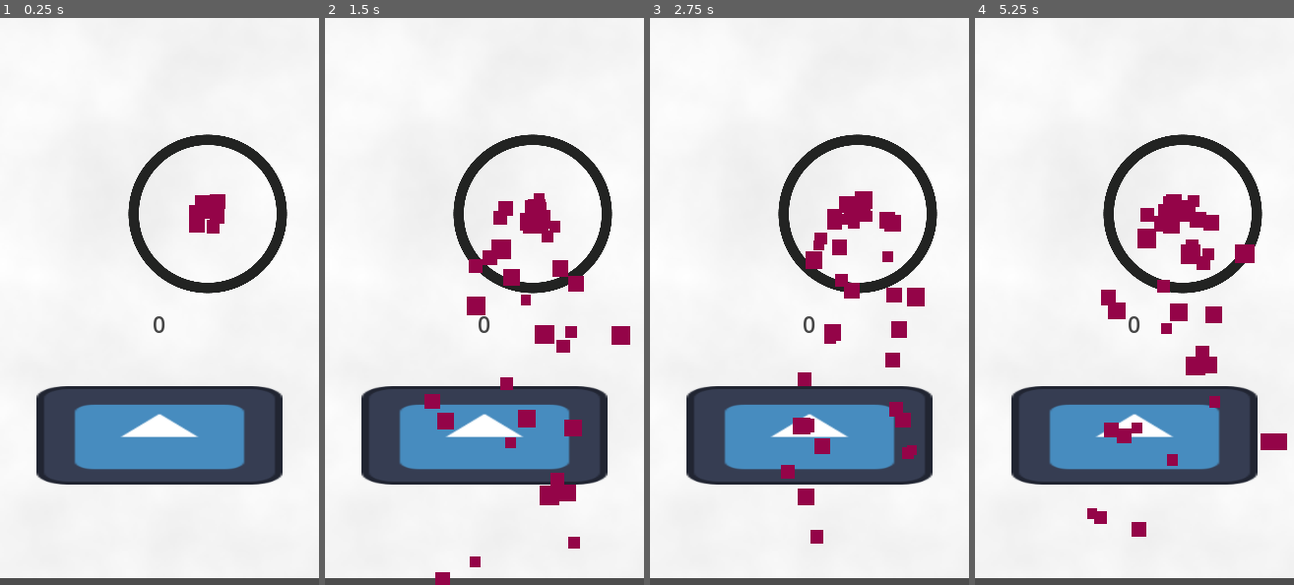
Above: before the commit, frames 1-4 (left to right).
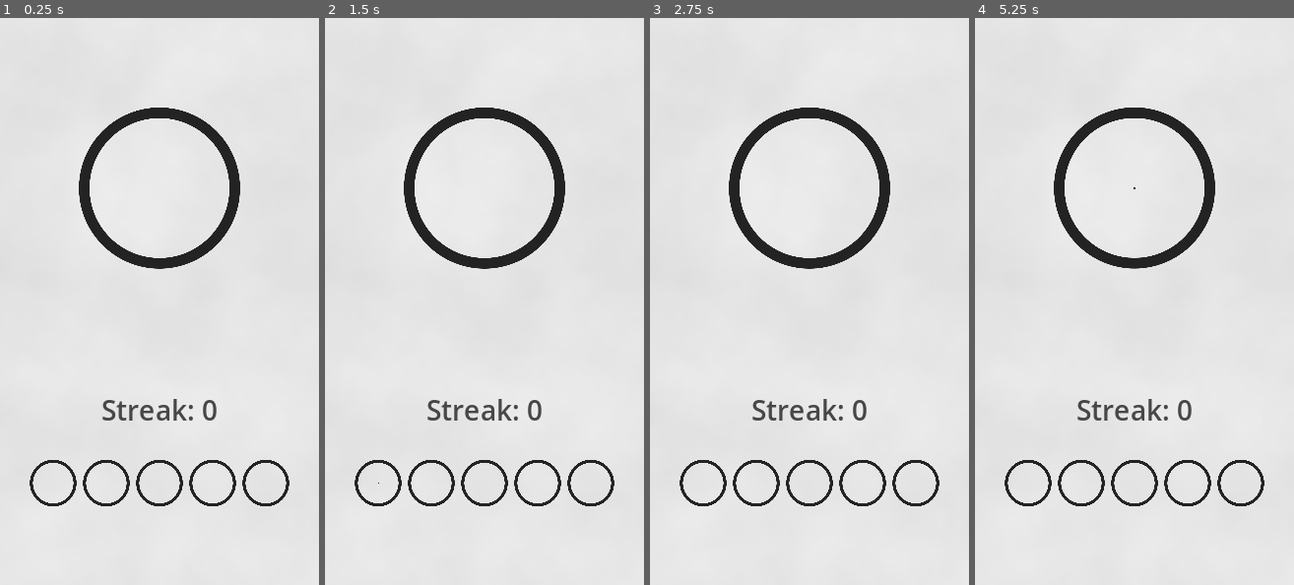
Above: after the commit, the same moments.

Repository: Martin-Anker/Mobile-Goal-Tracker
Game: Godot game, scene res://main.tscn
Two runs of this game, one before a commit and one after it. Both use one fixed random seed, a clock stepped at 60 frames per second and the inputs below. The engine's default icon, where the game draws it, is replaced by a stand-in: a white triangle on a blue panel in a dark square.
Inputs (mouse positions are in pixels of both pictures, inside the frame that each line leads up to):
- Up to frame 1 (0.25 s): no input
- Up to frame 2 (1.5 s): click (532, 216) at 0.52 s; click (379, 482) at 1.27 s
- Up to frame 3 (2.75 s): click (755, 482) at 2.02 s
- Up to frame 4 (5.25 s): click (1134, 482) at 2.77 s; click (1188, 482) at 3.52 s; click (1239, 482) at 4.27 s; click (1182, 216) at 5.02 s

The runs differ from the first frame. In frame 1, 26% of the frame differs, in the area x 0-100%, y 3-100%; in frame 2, 28%; in frame 3, 27%; in frame 4, 28%.

Commit message:
First version

Diff:
--- /dev/null
+++ b/button_small.gd
@@ -0,0 +1,53 @@
+extends TextureButton
+
+var button_percent := 0
+var tween: Tween
+
+var is_fixed := false
+
+func _ready():
+	self.button_down.connect(self._on_down)
+	self.button_up.connect(self._on_up)
+
+func _physics_process(delta: float) -> void:
+	if button_percent >= 100 and not is_fixed:
+		fix_button()
+
+func fix_button():
+	is_fixed = true
+
+	print("BUTTON FIXED!")
+
+	var target = get_node("/root/Control")
+	var day_index = int(name.replace("Button", ""))  # "Button3" -> 3
+	target.save_day(day_index, true)
+
+	target.update_timeline()
+	target.set_streak_text()
+
+	#$Gamelayer/DailyButton/Confetti.emitting = true
+
+	$Fill.scale = Vector2(1, 1)
+
+func _on_down():
+	if is_fixed: return
+	if tween: tween.kill()
+	tween = create_tween()
+	tween.set_trans(Tween.TRANS_SINE)       # Art der Kurve (SINE, QUAD, CUBIC, ELASTIC, …)
+	tween.set_ease(Tween.EASE_OUT)
+
+	$Fill.show()
+	$Fill.scale = Vector2(0, 0)
+
+	tween.parallel().tween_property(self, "button_percent", 100, 5.0) # hoch in 3 Sekunden
+	tween.parallel().tween_property($Fill, "scale", Vector2(1, 1), 5.0) # hoch in 3 Sekunden
+
+func _on_up():
+	if is_fixed: return
+	if tween: tween.kill()
+	tween = create_tween()
+	tween.set_trans(Tween.TRANS_SINE)       # Art der Kurve (SINE, QUAD, CUBIC, ELASTIC, …)
+	tween.set_ease(Tween.EASE_OUT)
+
+	tween.parallel().tween_property(self, "button_percent", 0, 0.8)
+	tween.parallel().tween_property($Fill, "scale", Vector2(0,0), 0.8)
--- /dev/null
+++ b/confetti_gradient.tres
@@ -0,0 +1,6 @@
+[gd_resource type="Gradient" format=3 uid="uid://b43okdb01y67n"]
+
+[resource]
+interpolation_mode = 1
+offsets = PackedFloat32Array(0, 0.14, 0.3, 0.473333, 0.666667, 0.846667)
+colors = PackedColorArray(0.122483, 0.605925, 3.85046e-07, 1, 0.703684, 0, 0.0908767, 1, 0.876882, 0.729743, 0, 1, 0.0455263, 0.163633, 1, 1, 0.541511, 0.00265701, 0.823208, 1, 0.799434, 0.355911, 3.85046e-07, 1)
--- a/daily_button.gd
+++ b/daily_button.gd
@@ -1,4 +1,7 @@
-extends TextureButton
+extends Node2D
 
-func _process(delta: float) -> void:
-	$CanvasLayer/Node2D/Confetti.position = global_position + size / 2
+func _ready():
+	var screen_size = get_viewport().get_visible_rect().size
+
+	position = Vector2(screen_size.x * 0.5, screen_size.y * 0.3)
+	scale = Vector2.ONE * (screen_size.y * 0.3 / $Circle.texture.get_size().y)  # z.B. 20% der Höhe
--- a/main.gd
+++ b/main.gd
@@ -1,45 +1,243 @@
-extends Control
+extends Node
 
 var original_pos: Vector2
 var shake_amount := 5        # Startstärke
 var shake_intensity := 0.0
 var shake_growth := 20.0     # Wie schnell der Shake stärker wird pro Sekunde
 var daily_button_down := false
+var button_fixed := false
 
 var button_percent := 0
 var tween: Tween
+var wiggleTween: Tween
+
+var offset = 0.1
+
+var save_file := "user://days.json"
+
+@onready var button = $Gamelayer/DailyButton
+@onready var fill_layer = $Gamelayer/DailyButton/Filler
+
+@onready var fill1 = $UI/MarginContainer/VBoxContainer/MarginContainer/HBoxContainer/Button4/Fill
+@onready var fill2 = $UI/MarginContainer/VBoxContainer/MarginContainer/HBoxContainer/Button3/Fill
+@onready var fill3 = $UI/MarginContainer/VBoxContainer/MarginContainer/HBoxContainer/Button2/Fill
+@onready var fill4 = $UI/MarginContainer/VBoxContainer/MarginContainer/HBoxContainer/Button1/Fill
+@onready var fill5 = $UI/MarginContainer/VBoxContainer/MarginContainer/HBoxContainer/Button0/Fill
 
 func _ready() -> void:
-	$MarginContainer/VBoxContainer/Node2D/DailyButton/Fill.scale = Vector2(0,0)
-
-func _on_daily_button_button_down() -> void:
-	if tween: tween.kill()
-	tween = create_tween()
-	tween.set_trans(Tween.TRANS_SINE)       # Art der Kurve (SINE, QUAD, CUBIC, ELASTIC, …)
-	tween.set_ease(Tween.EASE_OUT)
-
-	tween.parallel().tween_property(self, "button_percent", 100, 5.0) # hoch in 3 Sekunden
-	tween.parallel().tween_property($MarginContainer/VBoxContainer/Node2D/DailyButton/Fill, "scale", Vector2(1,1), 5.0) # hoch in 3 Sekunden
-
-
-func _on_daily_button_button_up() -> void:
-	if tween: tween.kill()
-	tween = create_tween()
-	tween.set_trans(Tween.TRANS_SINE)       # Art der Kurve (SINE, QUAD, CUBIC, ELASTIC, …)
-	tween.set_ease(Tween.EASE_OUT)
-
-	tween.parallel().tween_property(self, "button_percent", 0, 0.8)
-	tween.parallel().tween_property($MarginContainer/VBoxContainer/Node2D/DailyButton/Fill, "scale", Vector2(0,0), 0.8)
+
+	print(ProjectSettings.globalize_path("user://days.json"))
+
+	fill_layer.scale = Vector2(0,0)
+	original_pos = button.position
+
+	if load_last_days(1)[0]:
+		fix_button()
+
+	update_timeline()
+	set_streak_text()
+
+func update_timeline():
+	var save_state = load_last_days(5)
+
+	if not save_state[0]:
+		fill1.hide()
+	if not save_state[1]:
+		fill2.hide()
+	if not save_state[2]:
+		fill3.hide()
+	if not save_state[3]:
+		fill4.hide()
+	if not save_state[4]:
+		fill5.hide()
+
+	if save_state[0]:
+		$UI/MarginContainer/VBoxContainer/MarginContainer/HBoxContainer/Button4.is_fixed = true
+		fill1.show()
+	if save_state[1]:
+		$UI/MarginContainer/VBoxContainer/MarginContainer/HBoxContainer/Button3.is_fixed = true
+		fill2.show()
+	if save_state[2]:
+		$UI/MarginContainer/VBoxContainer/MarginContainer/HBoxContainer/Button2.is_fixed = true
+		fill3.show()
+	if save_state[3]:
+		$UI/MarginContainer/VBoxContainer/MarginContainer/HBoxContainer/Button1.is_fixed = true
+		fill4.show()
+	if save_state[4]:
+		$UI/MarginContainer/VBoxContainer/MarginContainer/HBoxContainer/Button0.is_fixed = true
+		fill5.show()
 
 func _physics_process(delta: float) -> void:
-	$MarginContainer/VBoxContainer/StreakLabel.text = str(button_percent)
+	#$UI/MarginContainer/VBoxContainer/StreakLabel.text = str(button_percent)
+
+	if button_percent >= 100 and not button_fixed:
+		fix_button()
 
 	if daily_button_down:
 		shake_intensity += shake_growth * delta
-		var offset := Vector2(randf_range(-20, 20), randf_range(-20,20))
-		add_theme_constant_override("margin_left", offset.x)
-		add_theme_constant_override("margin_top", offset.y)
 	else:
-		# sanft zurück zur Originalposition
-		add_theme_constant_override("margin_left", 0)
-		add_theme_constant_override("margin_top", 0)
+		shake_intensity -= shake_growth * 5 * delta
+	shake_intensity = clamp(shake_intensity, 0, 100)
+
+func _on_button_area_input_event(viewport: Node, event: InputEvent, shape_idx: int) -> void:
+	if event is InputEventScreenTouch and event.pressed: # Replace with function body.
+		if button_fixed: return
+
+		daily_button_down = true
+		shake_intensity = 20
+		wiggle()
+
+		if tween: tween.kill()
+		tween = create_tween()
+		tween.set_trans(Tween.TRANS_SINE)       # Art der Kurve (SINE, QUAD, CUBIC, ELASTIC, …)
+		tween.set_ease(Tween.EASE_OUT)
+
+		tween.parallel().tween_property(self, "button_percent", 100, 5.0) # hoch in 3 Sekunden
+		tween.parallel().tween_property(fill_layer, "scale", Vector2(0.9,0.9), 5.0) # hoch in 3 Sekunden
+	elif event is InputEventScreenTouch and not event.pressed:
+		if button_fixed: return
+
+		daily_button_down = false
+		if tween: tween.kill()
+		tween = create_tween()
+		tween.set_trans(Tween.TRANS_SINE)       # Art der Kurve (SINE, QUAD, CUBIC, ELASTIC, …)
+		tween.set_ease(Tween.EASE_OUT)
+
+		tween.parallel().tween_property(self, "button_percent", 0, 0.8)
+		tween.parallel().tween_property(fill_layer, "scale", Vector2(0,0), 0.8)
+
+
+func _on_button_area_mouse_exited() -> void:
+		if button_fixed: return
+
+		daily_button_down = false
+		if tween: tween.kill()
+		tween = create_tween()
+		tween.set_trans(Tween.TRANS_SINE)       # Art der Kurve (SINE, QUAD, CUBIC, ELASTIC, …)
+		tween.set_ease(Tween.EASE_OUT)
+
+		tween.parallel().tween_property(self, "button_percent", 0, 0.8)
+		tween.parallel().tween_property(fill_layer, "scale", Vector2(0,0), 0.8)
+
+func wiggle():
+
+	if wiggleTween: wiggleTween.kill()
+
+	var offset1 = randf_range(4.0, -4) * shake_intensity / 100
+	var offset2 = randf_range(4.0, -4) * shake_intensity / 100
+
+	wiggleTween = create_tween()
+	wiggleTween.tween_property(button, "position", original_pos + Vector2(offset1, offset2), 0.04)
+
+	if button_fixed: return
+	wiggleTween.finished.connect(wiggle)
+
+func change_offset():
+	offset = randf_range(-40, 40)
+
+
+func set_streak_text():
+	$UI/MarginContainer/VBoxContainer/StreakLabel.text = "Streak: " + str(get_streak())
+
+func fix_button():
+	button_fixed = true
+	daily_button_down = true
+
+	save_today(true)
+	update_timeline()
+	set_streak_text()
+
+	$Gamelayer/DailyButton/Confetti.emitting = true
+
+	fill_layer.scale = Vector2(0.9, 0.9)
+
+# Speichert für HEUTE den Wert (true/false)
+func save_today(value: bool):
+	var today = Time.get_datetime_string_from_system(false).substr(0, 10)
+	# ergibt z.B. "2025-08-22"
+
+	var data = load_all_days()
+	data[today] = value
+
+	var file = FileAccess.open(save_file, FileAccess.WRITE)
+	if file == null:
+		print("FEHLER: Konnte Datei nicht öffnen!")
+		return
+	file.store_string(JSON.stringify(data))
+	file.close()
+
+# Lädt ALLE gespeicherten Tage
+func load_all_days() -> Dictionary:
+	if not FileAccess.file_exists(save_file):
+		return {}
+	var file = FileAccess.open(save_file, FileAccess.READ)
+	var data = JSON.parse_string(file.get_as_text())
+	file.close()
+	return data if typeof(data) == TYPE_DICTIONARY else {}
+
+func save_day(offset: int, value: bool) -> void:
+	# Heutige Zeit als Basis
+	var now = Time.get_datetime_dict_from_system()
+	var base_time = Time.get_unix_time_from_datetime_dict(now)
+
+	# Offset in Tagen abziehen (offset=0 = heute, offset=1 = gestern)
+	var day_time = base_time - offset * 86400
+	var day_dict = Time.get_datetime_dict_from_unix_time(day_time)
+
+	# Key bauen im selben Format wie bei load_last_days
+	var key = str(day_dict.year) + "-" + str(day_dict.month).pad_zeros(2) + "-" + str(day_dict.day).pad_zeros(2)
+
+	# Vorhandene Daten laden und aktualisieren
+	var data = load_all_days()
+	data[key] = value
+
+	# Speichern
+	var file = FileAccess.open(save_file, FileAccess.WRITE)
+	if file == null:
+		print("FEHLER: Konnte Datei nicht öffnen!")
+		return
+	file.store_string(JSON.stringify(data))
+	file.close()
+
+# Gibt die letzten N Tage zurück
+func load_last_days(n: int) -> Dictionary:
+	var data = load_all_days()
+	var result := {}
+
+	var now = Time.get_datetime_dict_from_system()
+	var base_time = Time.get_unix_time_from_datetime_dict(now)
+
+	for i in range(n - 1, -1, -1):
+		var day_time = base_time - i * 86400  # 86400 = Sekunden pro Tag
+		var day_dict = Time.get_datetime_dict_from_unix_time(day_time)
+		var key = str(day_dict.year) + "-" + str(day_dict.month).pad_zeros(2) + "-" + str(day_dict.day).pad_zeros(2)
+
+		var idx = (n - 1) - i  # 0 = frühester, n-1 = heute
+		if key in data:
+			result[idx] = data[key]
+		else:
+			result[idx] = false
+	return result
+
+func get_streak():
+	var data = load_all_days()
+	var streak := 0
+
+	var now = Time.get_datetime_dict_from_system()
+	var base_time = Time.get_unix_time_from_datetime_dict(now)
+
+	if data == {}:
+		return 0
+
+	print(data)
+
+	for i in range(0, data.size()):
+		var day_time = base_time - i * 86400  # 86400 = Sekunden pro Tag
+		var day_dict = Time.get_datetime_dict_from_unix_time(day_time)
+		var key = str(day_dict.year) + "-" + str(day_dict.month).pad_zeros(2) + "-" + str(day_dict.day).pad_zeros(2)
+		var idx = (data.size() - 1) - i  # 0 = frühester, n-1 = heute
+		if key in data and data[key]:
+			streak += 1
+		else:
+			return streak
+	return streak
--- a/main.tscn
+++ b/main.tscn
@@ -1,13 +1,14 @@
-[gd_scene load_steps=9 format=3 uid="uid://co1kshvc7s143"]
+[gd_scene load_steps=12 format=3 uid="uid://co1kshvc7s143"]
 
 [ext_resource type="Script" uid="uid://d36eemmqy7448" path="res://main.gd" id="1_1bvp3"]
 [ext_resource type="Texture2D" uid="uid://txpfbputgstm" path="res://daily_button.png" id="1_h2yge"]
-[ext_resource type="Texture2D" uid="uid://fusv4n40w5o7" path="res://icon.svg" id="1_ig7tw"]
 [ext_resource type="Script" uid="uid://k81yno04rfmq" path="res://daily_button.gd" id="2_0xm2m"]
+[ext_resource type="Script" uid="uid://b3e8m2b3migql" path="res://button_small.gd" id="3_7mycd"]
 [ext_resource type="Texture2D" uid="uid://byqigir6mpcg8" path="res://daily_button_fill.png" id="4_lquwl"]
+[ext_resource type="Gradient" uid="uid://b43okdb01y67n" path="res://confetti_gradient.tres" id="5_lquwl"]
 
 [sub_resource type="Gradient" id="Gradient_0xm2m"]
-colors = PackedColorArray(0.929715, 0.929715, 0.929715, 1, 1, 1, 1, 1)
+colors = PackedColorArray(0.929715, 0.929715, 0.929715, 1, 0.873298, 0.873298, 0.873298, 1)
 
 [sub_resource type="FastNoiseLite" id="FastNoiseLite_h2yge"]
 
@@ -17,109 +18,219 @@
 color_ramp = SubResource("Gradient_0xm2m")
 noise = SubResource("FastNoiseLite_h2yge")
 
-[node name="Control" type="Control"]
+[sub_resource type="Curve" id="Curve_lquwl"]
+_data = [Vector2(0, 1), 0.0, 0.0, 0, 0, Vector2(0.852273, 1), 0.0, 0.0, 0, 0, Vector2(1, 0), 0.0, 0.0, 0, 0]
+point_count = 3
+
+[sub_resource type="CircleShape2D" id="CircleShape2D_lquwl"]
+radius = 392.8
+
+[node name="Control" type="Node"]
+script = ExtResource("1_1bvp3")
+
+[node name="UI" type="Control" parent="."]
 layout_mode = 3
 anchors_preset = 15
 anchor_right = 1.0
 anchor_bottom = 1.0
-offset_bottom = -7.0
-grow_horizontal = 2
-grow_vertical = 2
-script = ExtResource("1_1bvp3")
-
-[node name="TextureRect" type="TextureRect" parent="."]
-layout_mode = 1
-anchors_preset = 15
-anchor_right = 1.0
-anchor_bottom = 1.0
-grow_horizontal = 2
-grow_vertical = 2
+grow_horizontal = 2
+grow_vertical = 2
+mouse_filter = 2
+
+[node name="TextureRect" type="TextureRect" parent="UI"]
+layout_mode = 1
+anchors_preset = 15
+anchor_right = 1.0
+anchor_bottom = 1.0
+grow_horizontal = 2
+grow_vertical = 2
+mouse_filter = 2
 texture = SubResource("NoiseTexture2D_1bvp3")
 
-[node name="MarginContainer" type="MarginContainer" parent="."]
+[node name="MarginContainer" type="MarginContainer" parent="UI"]
 layout_mode = 1
 anchors_preset = -1
-anchor_left = 0.2
-anchor_top = 0.2
-anchor_right = 0.8
+anchor_left = 0.1
+anchor_top = 0.65
+anchor_right = 0.9
 anchor_bottom = 0.9
 grow_horizontal = 2
 grow_vertical = 2
-
-[node name="VBoxContainer" type="VBoxContainer" parent="MarginContainer"]
-layout_mode = 2
-
-[node name="Node2D" type="Node2D" parent="MarginContainer/VBoxContainer"]
-position = Vector2(48.99, 0)
-
-[node name="DailyButton" type="TextureButton" parent="MarginContainer/VBoxContainer/Node2D"]
-custom_minimum_size = Vector2(150, 170)
-offset_right = 250.0
-offset_bottom = 170.0
-size_flags_vertical = 6
-texture_normal = ExtResource("1_h2yge")
-ignore_texture_size = true
-stretch_mode = 5
-script = ExtResource("2_0xm2m")
-
-[node name="CanvasLayer" type="CanvasLayer" parent="MarginContainer/VBoxContainer/Node2D/DailyButton"]
-layer = 3
-
-[node name="Node2D" type="Node2D" parent="MarginContainer/VBoxContainer/Node2D/DailyButton/CanvasLayer"]
-
-[node name="Confetti" type="CPUParticles2D" parent="MarginContainer/VBoxContainer/Node2D/DailyButton/CanvasLayer/Node2D"]
-position = Vector2(550, 415)
-amount = 40
-direction = Vector2(0, -1)
-initial_velocity_min = 50.0
-initial_velocity_max = 200.0
-scale_amount_min = 10.0
-scale_amount_max = 20.0
-color = Color(0.580131, 0.0166626, 0.28353, 1)
-
-[node name="Fill" type="TextureRect" parent="MarginContainer/VBoxContainer/Node2D/DailyButton"]
-custom_minimum_size = Vector2(150, 170)
-layout_mode = 1
-anchors_preset = 8
-anchor_left = 0.5
-anchor_top = 0.5
-anchor_right = 0.5
-anchor_bottom = 0.5
-offset_left = -75.0
-offset_top = -85.0
-offset_right = 75.0
-offset_bottom = 85.0
-grow_horizontal = 2
-grow_vertical = 2
-pivot_offset = Vector2(75, 85)
-texture = ExtResource("4_lquwl")
-expand_mode = 1
-stretch_mode = 5
-
-[node name="Spacer" type="Control" parent="MarginContainer/VBoxContainer"]
-layout_mode = 2
-size_flags_vertical = 3
-
-[node name="StreakLabel" type="RichTextLabel" parent="MarginContainer/VBoxContainer"]
-custom_minimum_size = Vector2(0, 41.4)
+mouse_filter = 2
+
+[node name="VBoxContainer" type="VBoxContainer" parent="UI/MarginContainer"]
+layout_mode = 2
+mouse_filter = 2
+alignment = 2
+
+[node name="StreakLabel" type="RichTextLabel" parent="UI/MarginContainer/VBoxContainer"]
+custom_minimum_size = Vector2(0, 50)
 layout_mode = 2
 size_flags_vertical = 4
+mouse_filter = 2
 theme_override_colors/default_color = Color(0.277528, 0.277528, 0.277528, 1)
 theme_override_font_sizes/bold_italics_font_size = 6
 theme_override_font_sizes/italics_font_size = 6
 theme_override_font_sizes/mono_font_size = 6
-theme_override_font_sizes/normal_font_size = 23
+theme_override_font_sizes/normal_font_size = 28
 theme_override_font_sizes/bold_font_size = 0
 text = "Streak: 6/40"
 horizontal_alignment = 1
 vertical_alignment = 1
 
-[node name="TextureRect" type="TextureRect" parent="MarginContainer/VBoxContainer"]
-custom_minimum_size = Vector2(250, 100)
-layout_mode = 2
-size_flags_vertical = 6
-texture = ExtResource("1_ig7tw")
-expand_mode = 1
-
-[connection signal="button_down" from="MarginContainer/VBoxContainer/Node2D/DailyButton" to="." method="_on_daily_button_button_down"]
-[connection signal="button_up" from="MarginContainer/VBoxContainer/Node2D/DailyButton" to="." method="_on_daily_button_button_up"]
+[node name="MarginContainer" type="MarginContainer" parent="UI/MarginContainer/VBoxContainer"]
+custom_minimum_size = Vector2(0, 60)
+layout_mode = 2
+size_flags_vertical = 3
+mouse_filter = 2
+
+[node name="HBoxContainer" type="HBoxContainer" parent="UI/MarginContainer/VBoxContainer/MarginContainer"]
+layout_mode = 2
+mouse_filter = 2
+
+[node name="Button4" type="TextureButton" parent="UI/MarginContainer/VBoxContainer/MarginContainer/HBoxContainer"]
+custom_minimum_size = Vector2(50, 60)
+layout_mode = 2
+size_flags_horizontal = 3
+texture_normal = ExtResource("1_h2yge")
+ignore_texture_size = true
+stretch_mode = 5
+script = ExtResource("3_7mycd")
+
+[node name="Fill" type="TextureRect" parent="UI/MarginContainer/VBoxContainer/MarginContainer/HBoxContainer/Button4"]
+layout_mode = 1
+anchors_preset = 15
+anchor_right = 1.0
+anchor_bottom = 1.0
+grow_horizontal = 2
+grow_vertical = 2
+pivot_offset = Vector2(25, 45)
+texture = ExtResource("4_lquwl")
+expand_mode = 1
+stretch_mode = 5
+
+[node name="Button3" type="TextureButton" parent="UI/MarginContainer/VBoxContainer/MarginContainer/HBoxContainer"]
+custom_minimum_size = Vector2(50, 60)
+layout_mode = 2
+size_flags_horizontal = 3
+texture_normal = ExtResource("1_h2yge")
+ignore_texture_size = true
+stretch_mode = 5
+script = ExtResource("3_7mycd")
+
+[node name="Fill" type="TextureRect" parent="UI/MarginContainer/VBoxContainer/MarginContainer/HBoxContainer/Button3"]
+layout_mode = 1
+anchors_preset = 15
+anchor_right = 1.0
+anchor_bottom = 1.0
+grow_horizontal = 2
+grow_vertical = 2
+pivot_offset = Vector2(25, 45)
+texture = ExtResource("4_lquwl")
+expand_mode = 1
+stretch_mode = 5
+
+[node name="Button2" type="TextureButton" parent="UI/MarginContainer/VBoxContainer/MarginContainer/HBoxContainer"]
+custom_minimum_size = Vector2(50, 60)
+layout_mode = 2
+size_flags_horizontal = 3
+texture_normal = ExtResource("1_h2yge")
+ignore_texture_size = true
+stretch_mode = 5
+script = ExtResource("3_7mycd")
+
+[node name="Fill" type="TextureRect" parent="UI/MarginContainer/VBoxContainer/MarginContainer/HBoxContainer/Button2"]
+layout_mode = 1
+anchors_preset = 15
+anchor_right = 1.0
+anchor_bottom = 1.0
+grow_horizontal = 2
+grow_vertical = 2
+pivot_offset = Vector2(25, 45)
+texture = ExtResource("4_lquwl")
+expand_mode = 1
+stretch_mode = 5
+
+[node name="Button1" type="TextureButton" parent="UI/MarginContainer/VBoxContainer/MarginContainer/HBoxContainer"]
+custom_minimum_size = Vector2(50, 60)
+layout_mode = 2
+size_flags_horizontal = 3
+texture_normal = ExtResource("1_h2yge")
+ignore_texture_size = true
+stretch_mode = 5
+script = ExtResource("3_7mycd")
+
+[node name="Fill" type="TextureRect" parent="UI/MarginContainer/VBoxContainer/MarginContainer/HBoxContainer/Button1"]
+layout_mode = 1
+anchors_preset = 15
+anchor_right = 1.0
+anchor_bottom = 1.0
+grow_horizontal = 2
+grow_vertical = 2
+pivot_offset = Vector2(25, 45)
+texture = ExtResource("4_lquwl")
+expand_mode = 1
+stretch_mode = 5
+
+[node name="Button0" type="TextureButton" parent="UI/MarginContainer/VBoxContainer/MarginContainer/HBoxContainer"]
+custom_minimum_size = Vector2(50, 60)
+layout_mode = 2
+size_flags_horizontal = 3
+texture_normal = ExtResource("1_h2yge")
+ignore_texture_size = true
+stretch_mode = 5
+script = ExtResource("3_7mycd")
+
+[node name="Fill" type="TextureRect" parent="UI/MarginContainer/VBoxContainer/MarginContainer/HBoxContainer/Button0"]
+layout_mode = 1
+anchors_preset = 15
+anchor_right = 1.0
+anchor_bottom = 1.0
+grow_horizontal = 2
+grow_vertical = 2
+pivot_offset = Vector2(25, 45)
+texture = ExtResource("4_lquwl")
+expand_mode = 1
+stretch_mode = 5
+
+[node name="Gamelayer" type="Node2D" parent="."]
+
+[node name="DailyButton" type="Node2D" parent="Gamelayer"]
+position = Vector2(166, 182)
+scale = Vector2(0.28, 0.28)
+script = ExtResource("2_0xm2m")
+
+[node name="Circle" type="Sprite2D" parent="Gamelayer/DailyButton"]
+texture = ExtResource("1_h2yge")
+
+[node name="Filler" type="Sprite2D" parent="Gamelayer/DailyButton"]
+texture = ExtResource("4_lquwl")
+
+[node name="Confetti" type="CPUParticles2D" parent="Gamelayer/DailyButton"]
+emitting = false
+amount = 300
+lifetime = 2.0
+one_shot = true
+explosiveness = 1.0
+randomness = 0.38
+lifetime_randomness = 0.42
+emission_shape = 1
+emission_sphere_radius = 128.0
+direction = Vector2(0, -1)
+spread = 20.0
+initial_velocity_min = 1500.0
+initial_velocity_max = 4000.0
+angular_velocity_min = -101.82
+angular_velocity_max = 145.45
+scale_amount_min = 10.0
+scale_amount_max = 20.0
+scale_amount_curve = SubResource("Curve_lquwl")
+color_initial_ramp = ExtResource("5_lquwl")
+
+[node name="ButtonArea" type="Area2D" parent="Gamelayer/DailyButton"]
+
+[node name="CollisionShape2D" type="CollisionShape2D" parent="Gamelayer/DailyButton/ButtonArea"]
+shape = SubResource("CircleShape2D_lquwl")
+
+[connection signal="input_event" from="Gamelayer/DailyButton/ButtonArea" to="." method="_on_button_area_input_event"]
+[connection signal="mouse_exited" from="Gamelayer/DailyButton/ButtonArea" to="." method="_on_button_area_mouse_exited"]
--- a/project.godot
+++ b/project.godot
@@ -10,18 +10,26 @@
 
 [application]
 
-config/name="MobileGoalTracker"
+config/name="dailyGoalTracker"
 run/main_scene="uid://co1kshvc7s143"
 config/features=PackedStringArray("4.4", "Mobile")
-config/icon="res://icon.svg"
+boot_splash/bg_color=Color(0.753984, 0.753984, 0.753984, 1)
+boot_splash/image="uid://txpfbputgstm"
+config/icon="uid://droco80qs3lnm"
 
 [display]
 
 window/size/viewport_width=324
 window/size/viewport_height=576
+window/stretch/mode="viewport"
 window/stretch/aspect="expand"
 window/handheld/orientation=1
+
+[input_devices]
+
+pointing/emulate_touch_from_mouse=true
 
 [rendering]
 
 renderer/rendering_method="mobile"
+textures/vram_compression/import_etc2_astc=true
Not shown, added: button_small.gd.uid
Not shown, added: export_presets.cfg
Binary file added: icon.png
Not shown, added: icon.png.import
Not shown, added: MobileGoalTracker.apk
Not shown, added: MobileGoalTracker.apk.idsig
Not shown, added: MobileGoalTracker.console.exe
Not shown, added: MobileGoalTracker.exe
Not shown, added: MobileGoalTracker.pck
